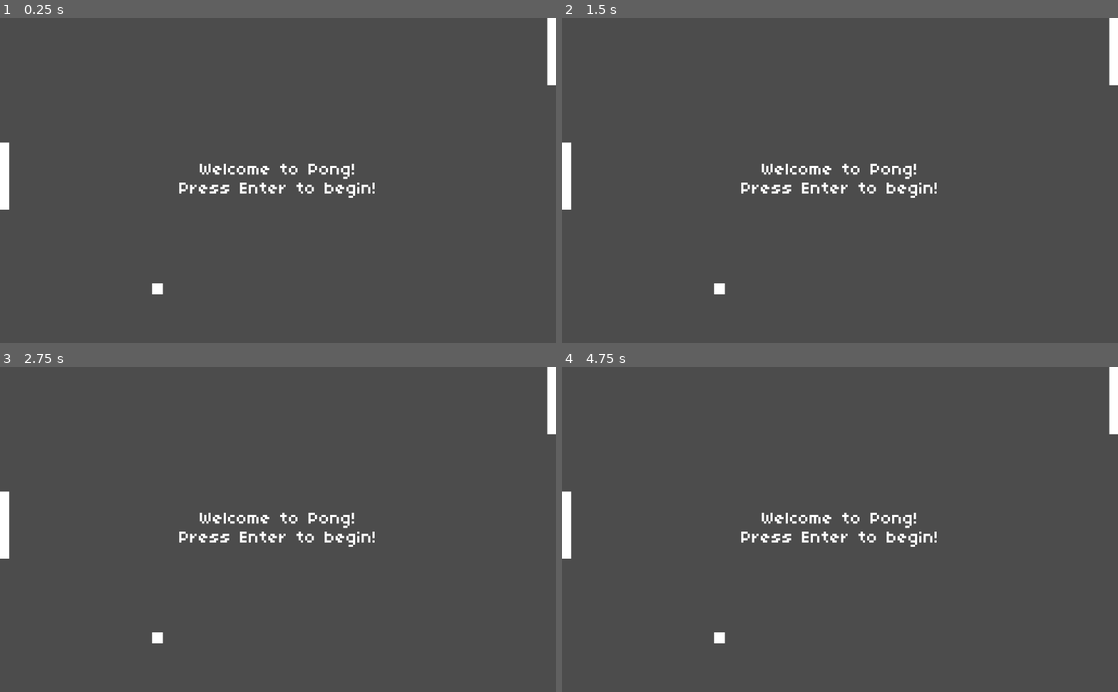
Above: before the commit, frames 1-4 (two rows, left to right).
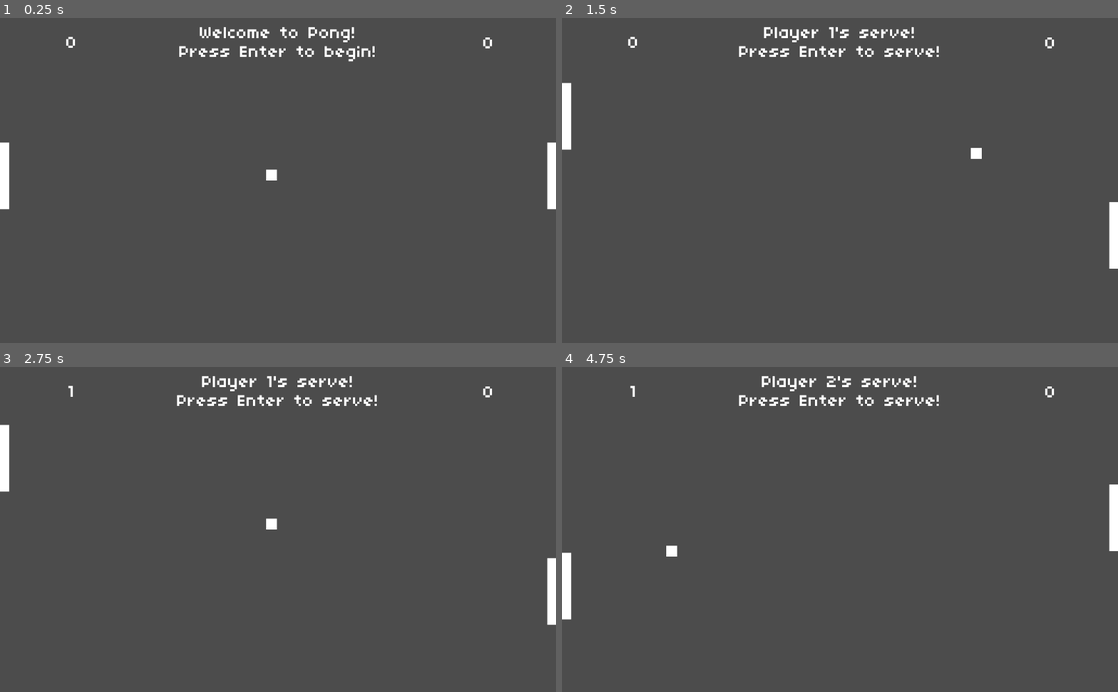
Above: after the commit, the same moments.

Repository: diegocardoso93/CS50G-Godot
Game: Godot game, scene res://Scene/Main.tscn
Same seed, same stepped clock (60 frames per second), same inputs: the game is played once before the commit and once after it.
Inputs:
- Up to frame 1 (0.25 s): no input
- Up to frame 2 (1.5 s): tap Enter (game_start, bound only after the commit) at 0.5, 1.25 s; hold W (p1_up) 0.53-1.28 s; hold Down (p2_down) 0.53-1.28 s; tap Up (p2_up) at 0.8, 1.35 s; hold S (p1_down) from 1.28 s (still down)
- Up to frame 3 (2.75 s): tap Enter (game_start, bound only after the commit) at 1.55, 2 s; release S (p1_down) at 2.03 s; hold W (p1_up) from 2.03 s (still down); hold Enter (game_start, bound only after the commit) from 2.03 s (still down); tap Down (p2_down) at 2.3 s
- Up to frame 4 (4.75 s): release Enter (game_start, bound only after the commit) at 2.78 s; tap Down (p2_down) at 2.85, 4.55 s; tap Up (p2_up) at 3.05 s; tap Enter (game_start, bound only after the commit) at 3.5, 3.8, 4.25, 4.35 s; release W (p1_up) at 3.53 s; hold Up (p2_up) 3.53-4.28 s; hold S (p1_down) from 3.53 s (still down)

The runs differ from the first frame. In frame 1, 2.6% of the frame differs, in the area x 0-100%, y 0-86%; in frame 2, 3.2%; in frame 3, 3.3%; in frame 4, 3.3%.

Commit message:
finish pong

Diff:
--- a/pong/Scene/Ball.tscn
+++ b/pong/Scene/Ball.tscn
@@ -15,6 +15,7 @@
 margin_bottom = 10.0
 
 [node name="RigidBody2D" type="RigidBody2D" parent="."]
+mode = 1
 
 [node name="CollisionShape2D" type="CollisionShape2D" parent="RigidBody2D"]
 shape = SubResource( 1 )
--- a/pong/Scene/Main.tscn
+++ b/pong/Scene/Main.tscn
@@ -6,10 +6,9 @@
 [node name="Root" type="Node2D"]
 script = ExtResource( 1 )
 
-[node name="Welcome" type="Label" parent="."]
-margin_top = 1.0
+[node name="Label" type="Label" parent="."]
 margin_right = 1024.0
-margin_bottom = 597.0
+margin_bottom = 93.0
 rect_pivot_offset = Vector2( 20, 7 )
 size_flags_stretch_ratio = 0.0
 custom_fonts/font = ExtResource( 2 )
@@ -17,3 +16,21 @@
 Press Enter to begin!"
 align = 1
 valign = 1
+
+[node name="ScoreP1" type="Label" parent="."]
+margin_left = 68.185
+margin_top = 13.0465
+margin_right = 197.185
+margin_bottom = 81.0465
+custom_fonts/font = ExtResource( 2 )
+align = 1
+valign = 1
+
+[node name="ScoreP2" type="Label" parent="."]
+margin_left = 835.844
+margin_top = 14.3388
+margin_right = 964.844
+margin_bottom = 82.3388
+custom_fonts/font = ExtResource( 2 )
+align = 1
+valign = 1
--- a/pong/Scene/Paddle.tscn
+++ b/pong/Scene/Paddle.tscn
@@ -1,17 +1,20 @@
-[gd_scene load_steps=2 format=2]
+[gd_scene load_steps=3 format=2]
+
+[ext_resource path="res://Script/Paddle.gd" type="Script" id=1]
 
 [sub_resource type="RectangleShape2D" id=1]
 extents = Vector2( 8.44632, 61.7934 )
 
 [node name="Node2D" type="Node2D"]
+script = ExtResource( 1 )
 
-[node name="ColorRect" type="ColorRect" parent="."]
-margin_top = 0.19429
+[node name="Texture" type="ColorRect" parent="."]
 margin_right = 17.0
-margin_bottom = 124.194
+margin_bottom = 123.0
 
 [node name="RigidBody2D" type="RigidBody2D" parent="."]
+mode = 1
 
 [node name="CollisionShape2D" type="CollisionShape2D" parent="RigidBody2D"]
-position = Vector2( 8.49584, 61.8626 )
+position = Vector2( 8.5, 61.5 )
 shape = SubResource( 1 )
--- a/pong/Script/Ball.gd
+++ b/pong/Script/Ball.gd
@@ -8,28 +8,27 @@
 var y setget set_y, get_y
 
 func _ready():
-	x = 0
-	y = 0
+	x = 500
+	y = 290
 
-func _process(delta):
-	x = x * dx * delta
-	y = y * dy * delta
+func render(delta):
+	self.x = self.x + dx * delta
+	self.y = self.y + dy * delta
 
 func collides(paddle):
-	if x > paddle.x + paddle.width or paddle.x > x + width:
+	if self.x > paddle.x + paddle.width - 12 or paddle.x > self.x + 8:
 		return false
 
-	if y > paddle.y + paddle.height or paddle.y > y + height:
+	if self.y > paddle.y + paddle.height or paddle.y > self.y:
 		return false
 
 	return true
 
 func reset():
-	x = 290
-	y = 500
+	self.x = 500
+	self.y = 290
 	dy = 0
 	dx = 0
-
 
 func set_x(x):
 	self.position.x = x
--- a/pong/Script/Main.gd
+++ b/pong/Script/Main.gd
@@ -8,44 +8,45 @@
 var winning_player = 0
 var player1_score = 0
 var player2_score = 0
-var game_state = "start"
+var game_state = 'start'
 
 var PADDLE_SPEED = 200
 
 func _ready():
 	player1.position.x = 0;
+	player1.position.y = 230;
+	player2.position.x = 1008;
 	player2.position.y = 230;
-	player1.position.x = 1008;
-	player2.position.y = 230;
-	ball.position.x = 290
-	ball.position.y = 500
+	ball.position.x = 500
+	ball.position.y = 290
 
 	add_child(ball)
 	add_child(player1)
 	add_child(player2)
 
+func _process(delta):
 
-func _process(delta):
 	if game_state == 'serve':
-		ball.dx = rand_range(140, 200) * (1 if serving_player == 1 else -1)
+		ball.dy = rand_range(-50, 50)
+		ball.dx = rand_range(240, 300) * (1 if serving_player == 1 else -1)
 	elif game_state == 'play':
 
 		if ball.collides(player1):
 			ball.dx = -ball.dx * 1.03
 			ball.x = player1.x + 5
-			ball.dy = rand_range(10, 150) * (-1 if ball.dx < 0 else 1)
+			ball.dy = rand_range(10, 150) * (-1 if ball.dy < 0 else 1)
 
 		if ball.collides(player2):
 			ball.dx = -ball.dx * 1.03
 			ball.x = player2.x - 5
-			ball.dy = rand_range(10, 150) * (-1 if ball.dx < 0 else 1)
+			ball.dy = rand_range(10, 150) * (-1 if ball.dy < 0 else 1)
 
 		if ball.y <= 0:
 			ball.y = 0
 			ball.dy = -ball.dy
 
-		if ball.y >= 1080:
-			ball.y = 1080
+		if ball.y >= 600:
+			ball.y = 600
 			ball.dy = -ball.dy
 
 		if ball.x < 0:
@@ -70,16 +71,52 @@
 				game_state = 'serve'
 				ball.reset()
 
-		if Input.is_action_pressed("p1_up"):
+		if Input.is_action_pressed('p1_up'):
 			player1.dy = -PADDLE_SPEED
-		elif Input.is_action_pressed("p1_down"):
+		elif Input.is_action_pressed('p1_down'):
 			player1.dy = PADDLE_SPEED
 		else:
 			player1.dy = 0
 
-		if Input.is_action_pressed("p2_up"):
+		if Input.is_action_pressed('p2_up'):
 			player2.dy = -PADDLE_SPEED
-		elif Input.is_action_pressed("p2_down"):
+		elif Input.is_action_pressed('p2_down'):
 			player2.dy = PADDLE_SPEED
 		else:
 			player2.dy = 0
+
+		if game_state == 'play':
+			ball.render(delta)
+
+		player1.render(delta)
+		player2.render(delta)
+
+	elif game_state == 'done':
+		$Label.set_text('Player ' + String(serving_player) + ' wins!' + "\n" + 'Press Enter to restart!')
+
+
+	if Input.is_action_pressed('game_exit'):
+		get_tree().quit()
+	elif Input.is_action_pressed('game_start'):
+		if game_state == 'start':
+			game_state = 'serve'
+		elif game_state == 'serve':
+			game_state = 'play'
+			$Label.set_text('Player ' + String(serving_player) + "'s serve!" + "\n" + 'Press Enter to serve!')
+		elif game_state == 'done':
+			game_state = 'serve'
+
+			ball.reset()
+
+			player1_score = 0
+			player2_score = 0
+
+			if winning_player == 0:
+				serving_player = 1
+			else:
+				serving_player = 2
+	self.display_score()
+
+func display_score():
+	$ScoreP1.set_text(String(player1_score))
+	$ScoreP2.set_text(String(player2_score))
--- /dev/null
+++ b/pong/Script/Paddle.gd
@@ -0,0 +1,30 @@
+extends Node2D
+
+var x setget set_x, get_x
+var y setget set_y, get_y
+var width = 17
+var height = 127
+var dx = 0
+var dy = 0
+
+func _ready():
+	y = 0
+	x = 0
+
+func render(dt):
+	if dy < 0:
+		self.y = max(0, self.y + dy * dt)
+	else:
+		self.y = min(600 - height, self.y + dy * dt)
+
+func set_x(x):
+	self.position.x = x
+
+func get_x():
+	return self.position.x
+
+func set_y(y):
+	self.position.y = y
+
+func get_y():
+	return self.position.y
--- a/pong/project.godot
+++ b/pong/project.godot
@@ -41,6 +41,17 @@
 "events": [ Object(InputEventKey,"resource_local_to_scene":false,"resource_name":"","device":0,"alt":false,"shift":false,"control":false,"meta":false,"command":false,"pressed":false,"scancode":16777234,"unicode":0,"echo":false,"script":null)
  ]
 }
+game_exit={
+"deadzone": 0.5,
+"events": [ Object(InputEventKey,"resource_local_to_scene":false,"resource_name":"","device":0,"alt":false,"shift":false,"control":false,"meta":false,"command":false,"pressed":false,"scancode":16777217,"unicode":0,"echo":false,"script":null)
+ ]
+}
+game_start={
+"deadzone": 0.5,
+"events": [ Object(InputEventKey,"resource_local_to_scene":false,"resource_name":"","device":0,"alt":false,"shift":false,"control":false,"meta":false,"command":false,"pressed":false,"scancode":16777221,"unicode":0,"echo":false,"script":null)
+, Object(InputEventKey,"resource_local_to_scene":false,"resource_name":"","device":0,"alt":false,"shift":false,"control":false,"meta":false,"command":false,"pressed":false,"scancode":16777220,"unicode":0,"echo":false,"script":null)
+ ]
+}
 
 [rendering]
 
